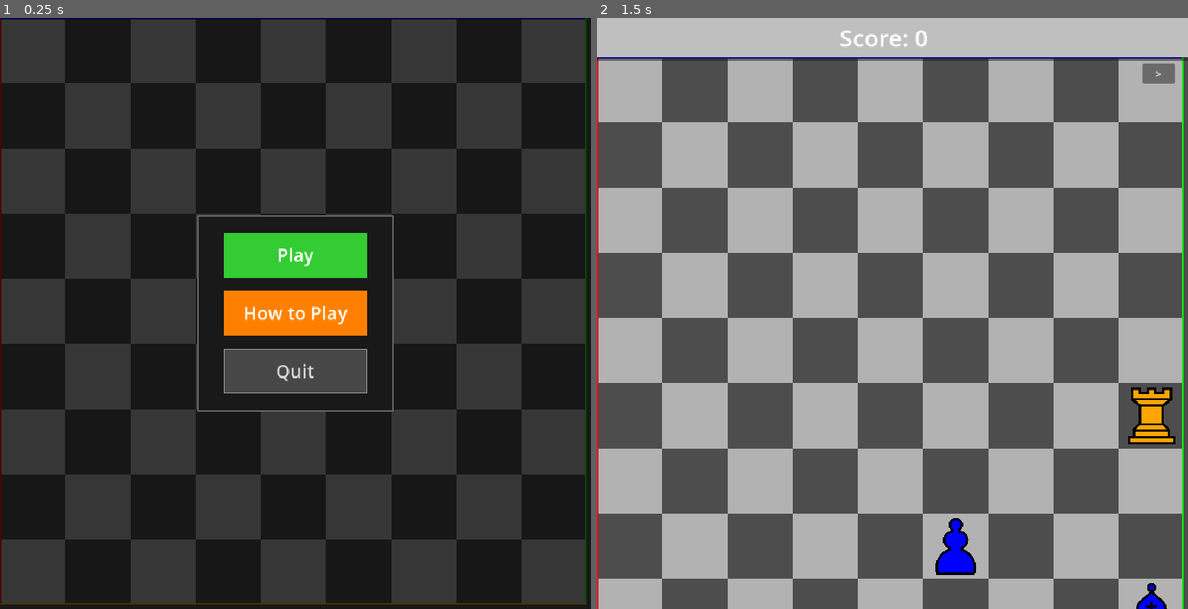
Above: before the commit, frames 1-2 (left to right).
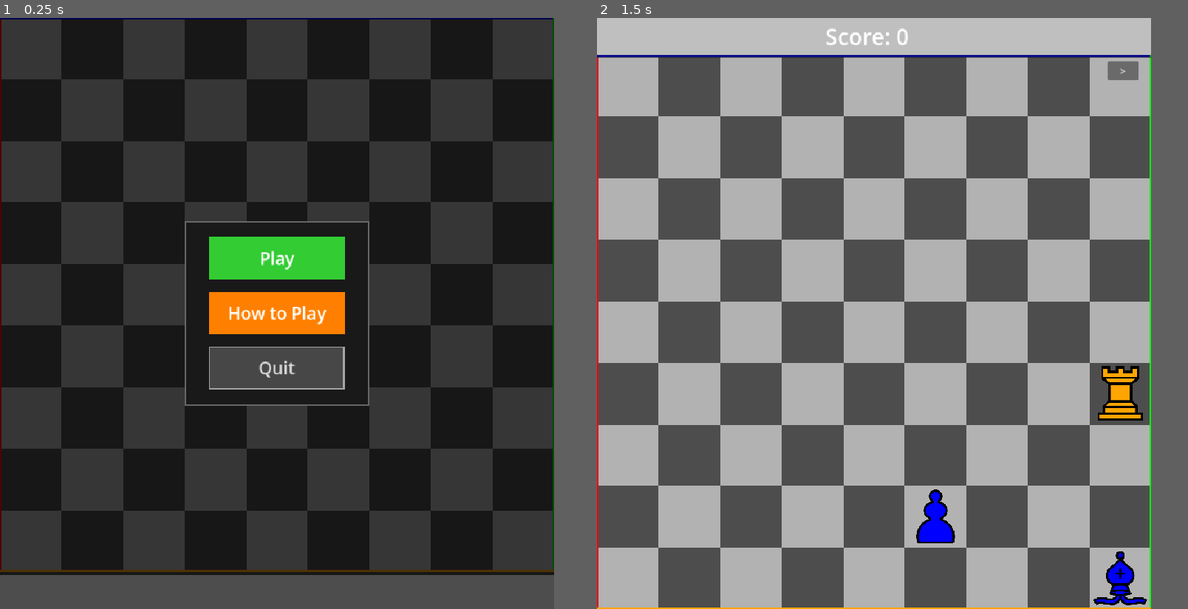
Above: after the commit, the same moments.

Repository: abudarevsky/checklines
Game: Godot game, scene res://scenes/ui/MainMenu.tscn
The game is run twice, just before and just after one commit, with the same random seed, the same clock (stepped at 60 frames per second) and the same inputs.
Inputs:
- Up to frame 1 (0.25 s): no input
- Up to frame 2 (1.5 s): click "Play" at 0.5 s; click "II" at 1.25 s
In our replay, the window is 800x800 before the commit and 750x800 after it. These sizes can differ from the game's own. Grey fills any space a smaller window leaves; there, only what the larger window draws over its background counts as a difference.

The runs differ from the first frame. In frame 1, 38% of the frame differs, in the area x 0-100%, y 0-100%; in frame 2, 39%.

Commit message:
Increase window height to fit score panel and board

Diff:
--- a/project.godot
+++ b/project.godot
@@ -23,8 +23,8 @@
 
 [display]
 
-window/size/viewport_width=906
-window/size/viewport_height=906
+window/size/viewport_width=900
+window/size/viewport_height=960
 window/stretch/mode="canvas_items"
 
 [rendering]
